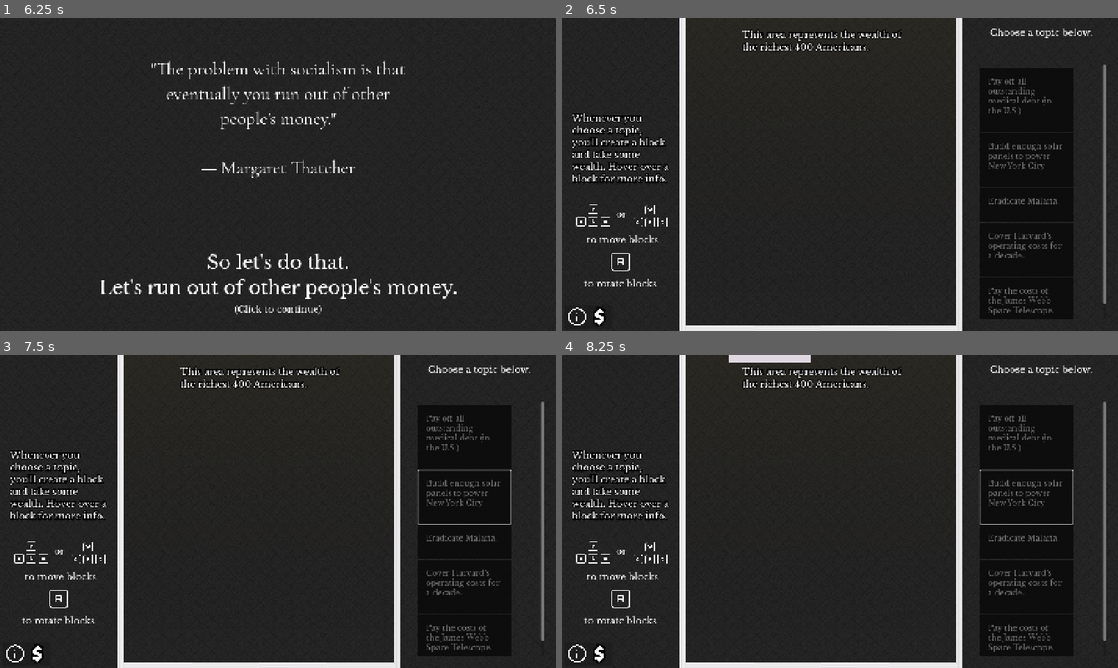
Above: before the commit, frames 1-4 (two rows, left to right).
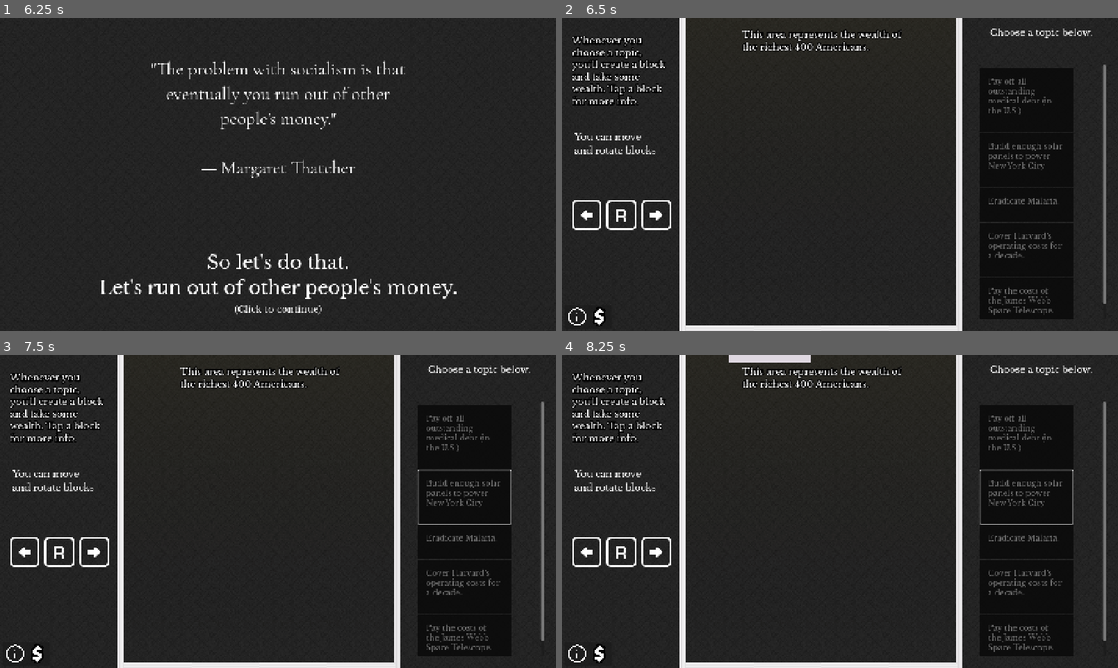
Above: after the commit, the same moments.

Repository: kksgandhi/other-peoples-money
Game: Godot game, scene res://scenes/game.tscn
Two runs of this game, one before a commit and one after it. Both use one fixed random seed, a clock stepped at 60 frames per second and the inputs below.
Inputs (mouse positions are in pixels of both pictures, inside the frame that each line leads up to):
- Up to frame 1 (6.25 s): click (461, 108) at 0.52 s; click (16, 315) at 1.25 s; click (38, 315) at 2 s; tap Enter at 2.75, 5.75 s; move the mouse to (400, 158) at 2.77 s; hold Right (right) 2.78-3.53 s; tap R (rotate) every 0.75 s from 2.85 to 5.85 s; click (400, 158) at 2.92 s; tap Space at 3.5 s; move the mouse to (166, 190) at 3.52 s; hold Down (down) 3.53-4.28 s; click (166, 190) at 3.67 s; move the mouse to (333, 105) at 4.27 s; hold Right (right) 4.28-5.03 s; click (333, 105) at 4.42 s; move the mouse to (250, 237) at 5.02 s; hold W (up) 5.03-5.78 s; click (250, 237) at 5.17 s; move the mouse to (444, 221) at 5.77 s; hold Left (left) from 5.78 s (still down); click (444, 221) at 5.92 s
- Up to frame 2 (6.5 s): keep holding Left (left); tap Escape (debug) at 6.4 s
- Up to frame 3 (7.5 s): tap A at 6.5, 7.25 s; move the mouse to (111, 464) at 6.52 s; tap R (rotate) at 6.6, 7.35 s; click (111, 464) at 6.67 s; move the mouse to (305, 511) at 7.27 s; release Left (left) at 7.28 s; hold Down (down) from 7.28 s (still down); click (305, 511) at 7.42 s
- Up to frame 4 (8.25 s): tap A at 8 s; move the mouse to (756, 433) at 8.02 s; release Down (down) at 8.03 s; hold Right (right) from 8.03 s (still down); tap R (rotate) at 8.1 s; click (756, 433) at 8.17 s

Frame 1 is identical in both runs. In frame 2, 3.9% of the frame differs, in the area x 1-20%, y 5-86%; in frame 3, 3.9%; in frame 4, 3.9%.

Commit message:
enable fade in of mobile instructions

Diff:
--- a/game/project.godot
+++ b/game/project.godot
@@ -33,6 +33,7 @@
 window/size/viewport_width=1440
 window/size/viewport_height=810
 window/stretch/mode="canvas_items"
+window/handheld/orientation=4
 
 [dotnet]
 
--- /dev/null
+++ b/game/scenes/UI/sidebar_instructions.gd
@@ -0,0 +1,6 @@
+extends Node2D
+
+@export var mobile_instructions := false
+
+func _ready() -> void:
+  visible = Globals.is_mobile == mobile_instructions
--- a/game/scenes/game.gd
+++ b/game/scenes/game.gd
@@ -10,8 +10,8 @@
 @onready var original_camera_destination := %OriginalCameraDestination as Marker2D
 @onready var spawn_location := %SpawnLocation as Marker2D
 @onready var original_spawn_location := %OriginalSpawnLocation as Marker2D
-@onready var block_instructions_fader := %block_instructions_fade_in as AnimationPlayer
-@onready var scroll_instructions_fader := %scroll_instructions_fader as AnimationPlayer
+@onready var block_instructions_fader := %block_instructions_fade_in if !Globals.is_mobile else %mobile_block_instructions_fade_in as AnimationPlayer
+@onready var scroll_instructions_fader := %scroll_instructions_fader if !Globals.is_mobile else %mobile_scroll_instructions_fader as AnimationPlayer
 @onready var tetro_choices := %tetro_choices as VBoxContainer
 @onready var tetrominos := %tetrominos as Node2D
 @onready var info_overlay := %InfoOverlay as Overlay
--- a/game/scenes/game.tscn
+++ b/game/scenes/game.tscn
@@ -19,7 +19,12 @@
 [ext_resource type="PackedScene" uid="uid://dm2hjtjr0yr6e" path="res://scenes/UI/overlay.tscn" id="14_3pida"]
 [ext_resource type="Texture2D" uid="uid://b3uyomxlmgjes" path="res://assets/images/button_prompts/mouse_scroll_vertical.svg" id="14_as66l"]
 [ext_resource type="Texture2D" uid="uid://dc6hl8c7aj4yt" path="res://assets/images/dollar_symbol.png" id="14_f0ovq"]
+[ext_resource type="Script" uid="uid://dfam70uhdxu6w" path="res://scenes/UI/sidebar_instructions.gd" id="15_5newe"]
 [ext_resource type="Script" uid="uid://cj6c11to6qk1i" path="res://scenes/UI/SpendingInfo.gd" id="16_gfsir"]
+[ext_resource type="Texture2D" uid="uid://rhaud71sposm" path="res://assets/images/button_prompts/keyboard_arrow_down_outline.svg" id="20_pl11u"]
+[ext_resource type="Texture2D" uid="uid://c4h7rgnnxatmn" path="res://assets/images/button_prompts/keyboard_arrow_left_outline.svg" id="21_bhx41"]
+[ext_resource type="Texture2D" uid="uid://oxn2xbvgnk4o" path="res://assets/images/button_prompts/keyboard_arrow_up_outline.svg" id="22_qnb83"]
+[ext_resource type="Texture2D" uid="uid://dxn3y5g5kkhm1" path="res://assets/images/button_prompts/keyboard_arrow_right_outline.svg" id="23_sww3w"]
 
 [sub_resource type="Gradient" id="Gradient_rx4ev"]
 colors = PackedColorArray(0.956863, 0.815686, 0.247059, 0.356863, 0, 0, 0, 0)
@@ -2752,14 +2757,18 @@
 script = ExtResource("16_gfsir")
 base_text = "As you run out of other people's money, this is what you've managed to do. Keep going, think you can squeeze a little more in?"
 
-[node name="block_instructions" type="Node2D" parent="UILayer"]
+[node name="desktop_instructions" type="Node2D" parent="UILayer"]
+visible = false
+script = ExtResource("15_5newe")
+
+[node name="block_instructions" type="Node2D" parent="UILayer/desktop_instructions"]
 position = Vector2(0, 95)
 
-[node name="KeyboardArrowCluster" parent="UILayer/block_instructions" instance=ExtResource("9_sbnu7")]
+[node name="KeyboardArrowCluster" parent="UILayer/desktop_instructions/block_instructions" instance=ExtResource("9_sbnu7")]
 position = Vector2(32, 383)
 scale = Vector2(0.5, 0.5)
 
-[node name="Label" type="Label" parent="UILayer/block_instructions"]
+[node name="Label" type="Label" parent="UILayer/desktop_instructions/block_instructions"]
 offset_left = 139.0
 offset_top = 396.0
 offset_right = 179.0
@@ -2767,7 +2776,7 @@
 theme = ExtResource("10_ot3g2")
 text = "or"
 
-[node name="Label2" type="Label" parent="UILayer/block_instructions"]
+[node name="Label2" type="Label" parent="UILayer/desktop_instructions/block_instructions"]
 offset_left = 64.0
 offset_top = 463.0
 offset_right = 251.0
@@ -2775,7 +2784,7 @@
 theme = ExtResource("10_ot3g2")
 text = "to move blocks"
 
-[node name="Label3" type="Label" parent="UILayer/block_instructions"]
+[node name="Label3" type="Label" parent="UILayer/desktop_instructions/block_instructions"]
 offset_left = 56.0
 offset_top = 576.0
 offset_right = 246.0
@@ -2784,22 +2793,22 @@
 text = "to rotate blocks"
 horizontal_alignment = 1
 
-[node name="keyboard_wasd_cluster" parent="UILayer/block_instructions" instance=ExtResource("11_p3715")]
+[node name="keyboard_wasd_cluster" parent="UILayer/desktop_instructions/block_instructions" instance=ExtResource("11_p3715")]
 position = Vector2(179, 385)
 scale = Vector2(0.5, 0.5)
 
-[node name="KeyboardROutline" type="Sprite2D" parent="UILayer/block_instructions"]
+[node name="KeyboardROutline" type="Sprite2D" parent="UILayer/desktop_instructions/block_instructions"]
 position = Vector2(151, 535)
 texture = ExtResource("12_jh5qb")
 
-[node name="block_instructions_fade_in" type="AnimationPlayer" parent="UILayer/block_instructions"]
+[node name="block_instructions_fade_in" type="AnimationPlayer" parent="UILayer/desktop_instructions/block_instructions"]
 unique_name_in_owner = true
 libraries = {
 &"": SubResource("AnimationLibrary_qf3gq")
 }
 autoplay = "init_hide"
 
-[node name="RichTextLabel" type="RichTextLabel" parent="UILayer/block_instructions"]
+[node name="RichTextLabel" type="RichTextLabel" parent="UILayer/desktop_instructions/block_instructions"]
 offset_left = 25.0
 offset_top = 148.0
 offset_right = 283.0
@@ -2808,14 +2817,14 @@
 text = "Whenever you choose a topic, you'll create a block and take some wealth. Hover over a block for more info."
 fit_content = true
 
-[node name="scroll_instructions" type="Node2D" parent="UILayer"]
+[node name="scroll_instructions" type="Node2D" parent="UILayer/desktop_instructions"]
 position = Vector2(0, 1)
 
-[node name="MouseScrollVertical" type="Sprite2D" parent="UILayer/scroll_instructions"]
+[node name="MouseScrollVertical" type="Sprite2D" parent="UILayer/desktop_instructions/scroll_instructions"]
 position = Vector2(38, 175)
 texture = ExtResource("14_as66l")
 
-[node name="Label4" type="Label" parent="UILayer/scroll_instructions"]
+[node name="Label4" type="Label" parent="UILayer/desktop_instructions/scroll_instructions"]
 offset_left = 79.0
 offset_top = 140.0
 offset_right = 298.0
@@ -2824,12 +2833,87 @@
 text = "You can scroll
 up or down."
 
-[node name="scroll_instructions_fader" type="AnimationPlayer" parent="UILayer/scroll_instructions"]
+[node name="scroll_instructions_fader" type="AnimationPlayer" parent="UILayer/desktop_instructions/scroll_instructions"]
 unique_name_in_owner = true
 libraries = {
 &"": SubResource("AnimationLibrary_y7i5j")
 }
 autoplay = "init_hide"
+
+[node name="mobile_instructions" type="Node2D" parent="UILayer"]
+script = ExtResource("15_5newe")
+mobile_instructions = true
+
+[node name="block_instructions" type="Node2D" parent="UILayer/mobile_instructions"]
+position = Vector2(0, 95)
+
+[node name="Label" type="Label" parent="UILayer/mobile_instructions/block_instructions"]
+offset_left = 32.0
+offset_top = 197.0
+offset_right = 242.0
+offset_bottom = 262.0
+theme = ExtResource("10_ot3g2")
+text = "You can move
+and rotate blocks"
+
+[node name="mobile_block_instructions_fade_in" type="AnimationPlayer" parent="UILayer/mobile_instructions/block_instructions"]
+unique_name_in_owner = true
+libraries = {
+&"": SubResource("AnimationLibrary_qf3gq")
+}
+autoplay = "init_hide"
+
+[node name="RichTextLabel" type="RichTextLabel" parent="UILayer/mobile_instructions/block_instructions"]
+offset_left = 25.0
+offset_top = -53.0
+offset_right = 283.0
+offset_bottom = 164.0
+theme = ExtResource("10_ot3g2")
+text = "Whenever you choose a topic, you'll create a block and take some wealth. Tap a block for more info."
+fit_content = true
+
+[node name="KeyboardROutline" type="Sprite2D" parent="UILayer/mobile_instructions/block_instructions"]
+position = Vector2(153.2, 414.2)
+scale = Vector2(1.6, 1.6)
+texture = ExtResource("12_jh5qb")
+
+[node name="KeyboardArrowLeftOutline" type="Sprite2D" parent="UILayer/mobile_instructions/block_instructions"]
+position = Vector2(63.2, 414.2)
+scale = Vector2(1.6, 1.6)
+texture = ExtResource("21_bhx41")
+
+[node name="KeyboardArrowRightOutline" type="Sprite2D" parent="UILayer/mobile_instructions/block_instructions"]
+position = Vector2(243.2, 414.2)
+scale = Vector2(1.6, 1.6)
+texture = ExtResource("23_sww3w")
+
+[node name="scroll_instructions" type="Node2D" parent="UILayer/mobile_instructions"]
+position = Vector2(0, 1)
+
+[node name="Label4" type="Label" parent="UILayer/mobile_instructions/scroll_instructions"]
+offset_left = 12.0
+offset_top = 670.0
+offset_right = 286.0
+offset_bottom = 769.0
+theme = ExtResource("10_ot3g2")
+text = "Or scroll up and down"
+
+[node name="mobile_scroll_instructions_fader" type="AnimationPlayer" parent="UILayer/mobile_instructions/scroll_instructions"]
+unique_name_in_owner = true
+libraries = {
+&"": SubResource("AnimationLibrary_y7i5j")
+}
+autoplay = "init_hide"
+
+[node name="KeyboardArrowDownOutline" type="Sprite2D" parent="UILayer/mobile_instructions/scroll_instructions"]
+position = Vector2(153.2, 598.2)
+scale = Vector2(1.6, 1.6)
+texture = ExtResource("20_pl11u")
+
+[node name="KeyboardArrowUpOutline" type="Sprite2D" parent="UILayer/mobile_instructions/scroll_instructions"]
+position = Vector2(153.2, 418.2)
+scale = Vector2(1.6, 1.6)
+texture = ExtResource("22_qnb83")
 
 [node name="SplashLayer" type="CanvasLayer" parent="."]
 
--- a/game/scenes/globals.gd
+++ b/game/scenes/globals.gd
@@ -7,6 +7,9 @@
 var hide_cost := true
 
 var hide_reflection_text := false
+
+var debug_mobile := true
+var is_mobile := debug_mobile or OS.has_feature("web_android") or OS.has_feature("web_ios")
 
 func get_tetromino_scale(cost: float) -> float:
   return sqrt(float(cost) / dollars_per_pixel / 4.0)
Not shown, added: game/scenes/UI/sidebar_instructions.gd.uid
Not shown: 1 places in game/scenes/game.tscn that only renumber resources
